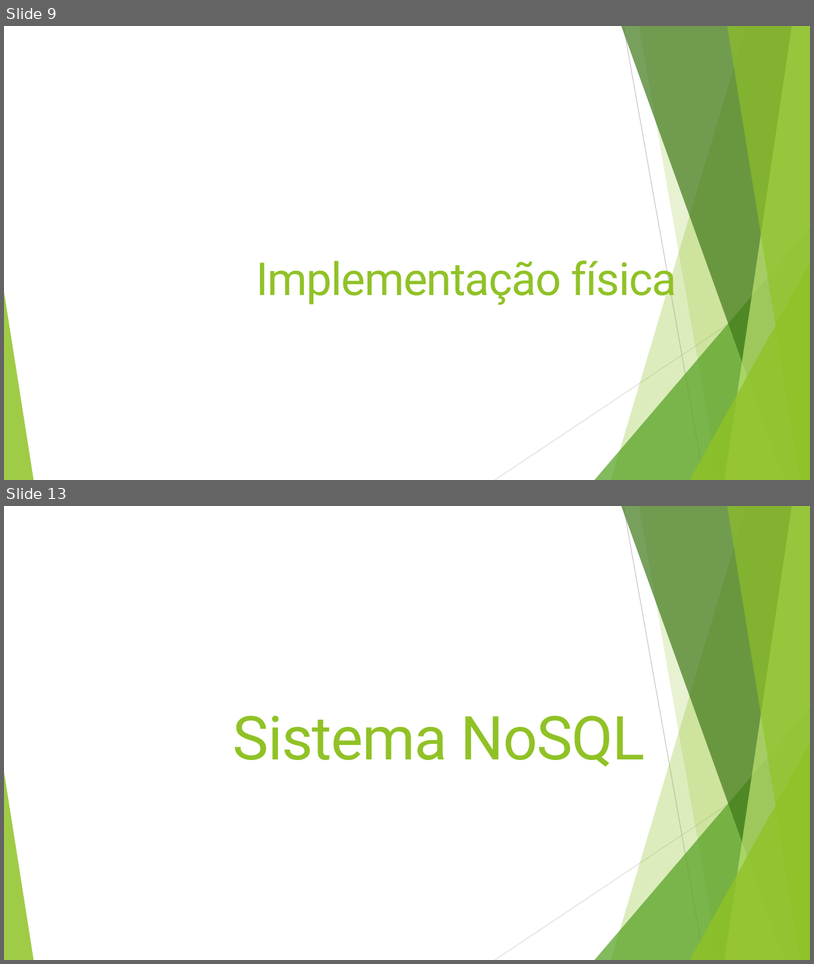
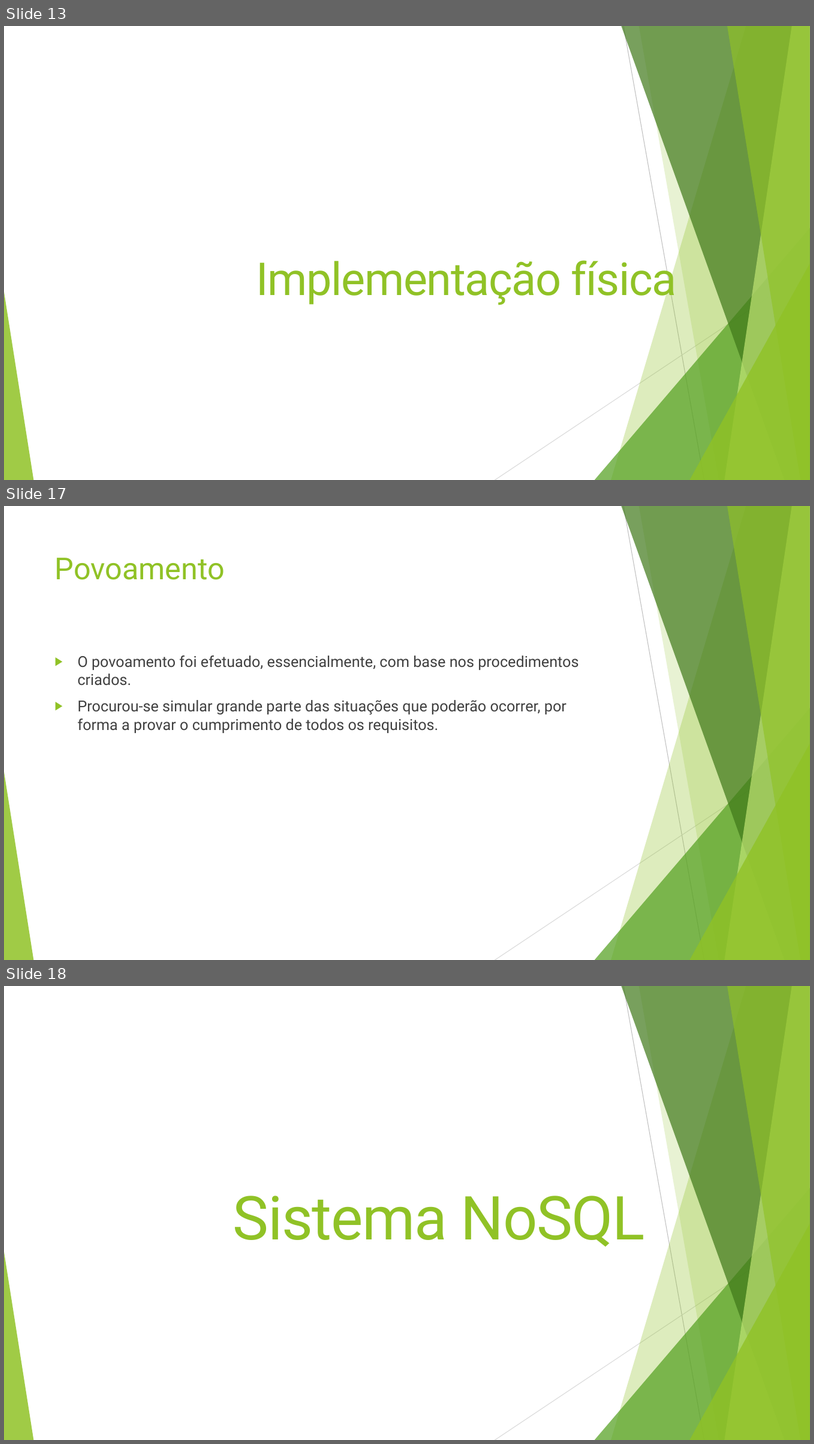
Before and after one commit to JRI98/ProjetoBD, a slide deck: Apresentação.pptx. Shown one above the other, each under a label of ours: slides 9 and 13 before the commit, slides 13, 17 and 18 after it; the slides between them are not shown. The pictures are 814x964 and 814x1444 pixels, drawn with LibreOffice and Linux fonts; fonts in the diff are those of the drawing. Boxes give left, top, right and bottom in pixels: in the first picture for what was removed or moved away, otherwise in the second. Text is boxed around its words. In the diff, an @@ line names an element or a change of style, - is before the commit and + after.

```diff
--- a/Apresentação.pptx
+++ b/Apresentação.pptx
@@ slide 17 added at <box>4,506,810,960</box>, background #FFFFFF; not listed: 10 template elements that a slide beside it also shows @@
@@ title added at <box>55,558,225,580</box>, 36 pt, text #90C226 @@
+Povoamento
@@ text added at <box>78,655,579,733</box>, 18 pt, text #404040 @@
+▶ O povoamento foi efetuado, essencialmente, com base nos procedimentos criados.
+▶ Procurou-se simular grande parte das situações que poderão ocorrer, por forma a provar o cumprimento de todos os requisitos.
@@ what was slide 9 is now slide 13 @@
@@ what was slide 13 is now slide 18 @@
```
Also in this commit, not shown: 3 slides changed, 10 other slides added, 3 slides removed.
